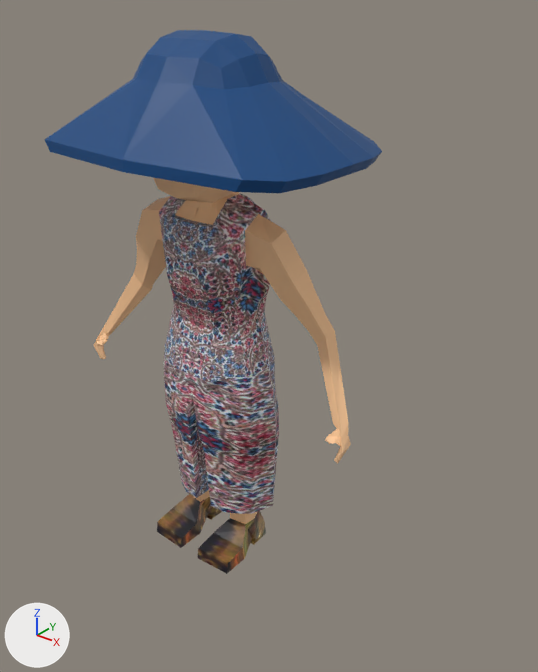
The Blender file Map/Assets/Models/Persian_civil/Persian_civil.blend as it was, and as the next commit left it.
Before and after are seen from a camera (50 mm lens) standing at (1.77, -1.85, 1.13) and looking at (0.33, -0.05, 0.01). Every picture has the same lights, and +X, +Y and +Z are marked at lower left.
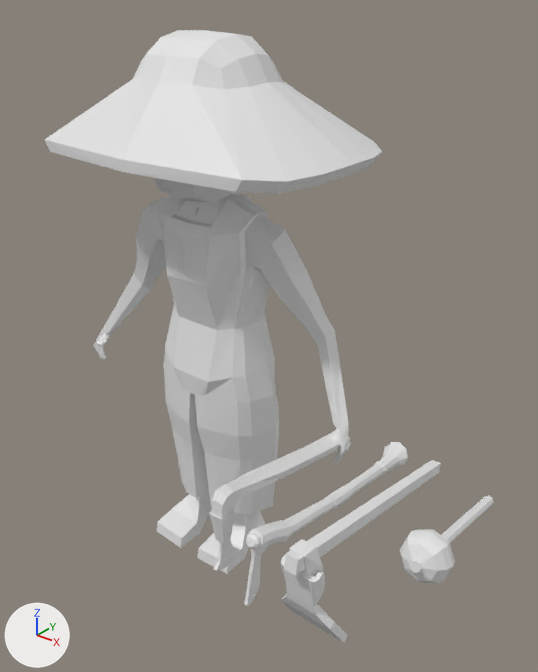
The newer file is also turned or shifted as a whole; pictures and numbers use the older file's frame.

Pixel boxes (x1, y1, x2, y2) of what changed, in the pictures (538 x 672 px; the box of a moved part takes in the faces that stretch with it):
'Cube', reshaped (33% wider, 13% taller)
    before: (45, 30, 382, 574)
    after: (45, 30, 494, 643)
part 1 of me_cube, added
    after: (244, 442, 408, 606)
part 2 of me_cube, added
    after: (209, 433, 350, 571)
part 3 of me_cube, added
    after: (280, 554, 348, 643)
part 4 of me_cube, added
    after: (400, 495, 494, 583)
part 5 of me_cube, added
    after: (284, 460, 441, 576)
part 6 of me_cube, moved or reshaped
    both: (180, 370, 209, 498)
part 7 of me_cube, recoloured
    both: (45, 30, 382, 574)

The change, as a list of edits to the scene's bpy script:
```text
Change me_cube:
    used by ob_cube; location = (-0.016, 0.065, 0.0); scale = (0.14, 0.14, 0.14)
    remove me_cube.from_pydata(...)  # 791 vertices, 768 faces; spans x -4.7..4.7, y -2.88..2.54, z -7.65..6.88
    add me_cube.from_pydata(...)  # 1309 vertices, 1288 faces; spans x -4.7..8.68, y -5.56..2.54, z -7.65..6.88
    me_cube part 1: a new loose piece of 191 vertices spanning x 5.3..5.94, y -5.46..0.46, z -3.14..-1.48
    me_cube part 2: a new loose piece of 137 vertices spanning x 4.06..4.54, y -4.95..-0.14, z -3.45..-1.37
    me_cube part 3: a new loose piece of 76 vertices spanning x 6.06..7.4, y -5.34..-4.4, z -3.71..-1.62
    me_cube part 4: a new loose piece of 74 vertices spanning x 7.58..8.68, y -3.48..0.07, z -2.79..-1.64
    me_cube part 5: a new loose piece of 42 vertices spanning x 6.43..7.04, y -5.56..0.12, z -2.51..-1.2
    me_cube part 6
    8 vertices are removed from x -0.3..0.3, y -0.91..1.2, z -6.2..-2.33
    34 faces are deleted
    6 vertices are added at (-0.09, 1.19, -2.33), (-0.09, 0.03, -2.33), (-0.09, -1.11, -2.33), (0.09, 1.19, -2.33), (0.09, 0.03, -2.33), (0.09, -1.11, -2.33)
    38 new faces join them
    me_cube part 7: 734 faces spanning x -4.7..4.7, y -2.88..2.54, z -7.65..6.88 switch from mat_persian_civil_texture_psd (picture img_persian_civil_texture_psd) to no material
```
